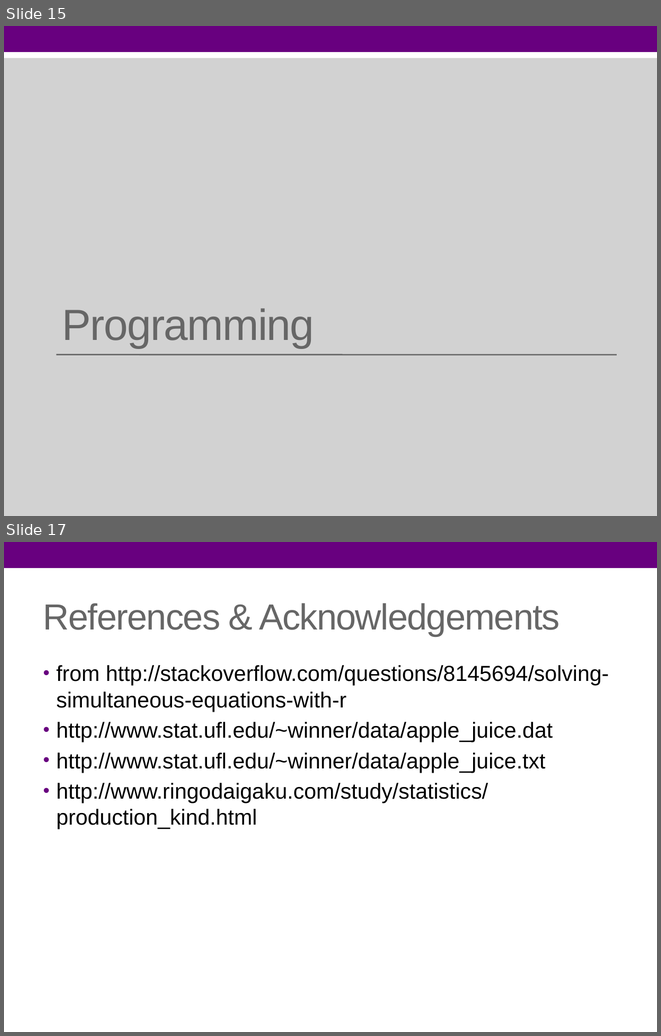
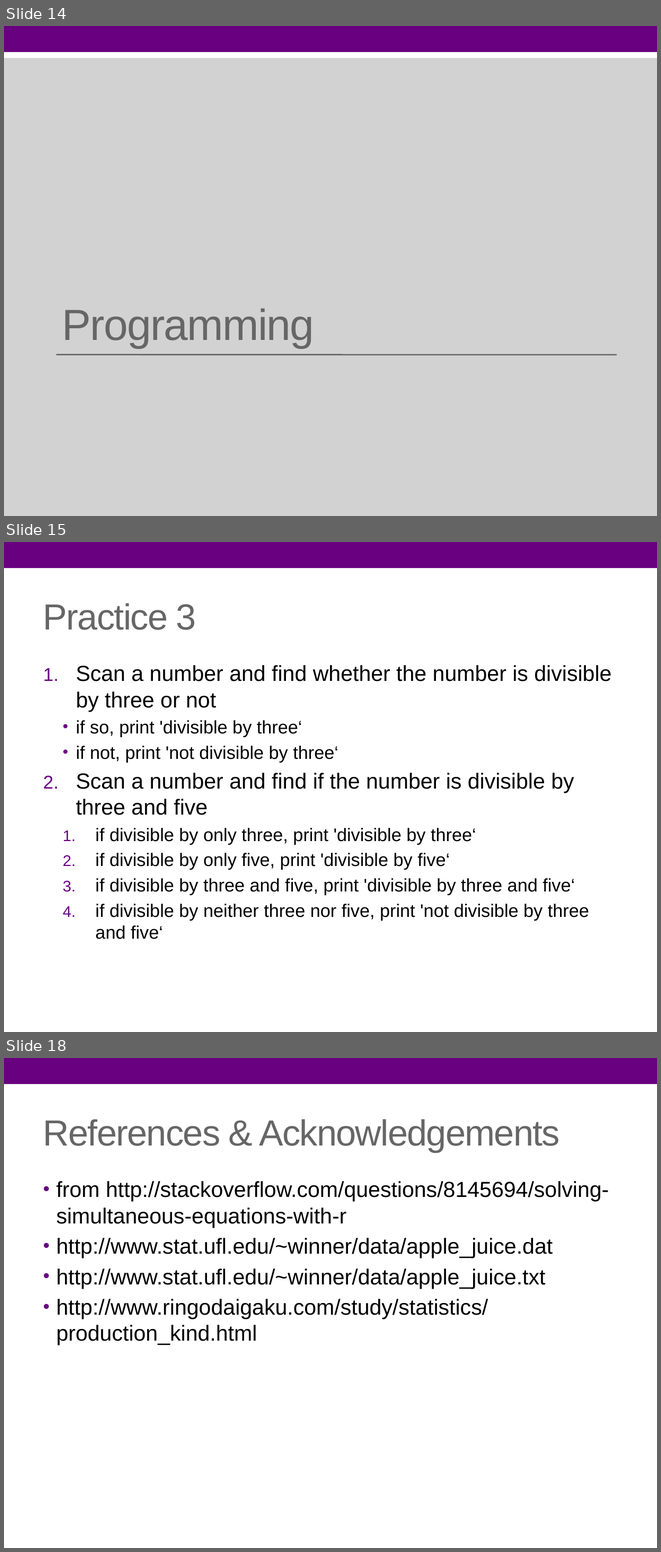
Before and after one commit to arity-r/pRactice, a slide deck: pRactice.pptx. Shown one above the other, each under a label of ours: slides 15 and 17 before the commit, slides 14, 15 and 18 after it; the slides between them are not shown. The pictures are 661x1036 and 661x1552 pixels, drawn with LibreOffice and Linux fonts; fonts in the diff are those of the drawing. Boxes give left, top, right and bottom in pixels: in the first picture for what was removed or moved away, otherwise in the second. Text is boxed around its words. In the diff, an @@ line names an element or a change of style, - is before the commit and + after.

```diff
--- a/pRactice.pptx
+++ b/pRactice.pptx
@@ slide 15 added at (4,542,657,1032), background #FFFFFF; not listed: 1 template element that a slide beside it also shows @@
@@ title added at (43,603,196,630), 40 pt, text #666666 @@
+Practice 3
@@ text added at (76,665,611,939), 20 pt, text #000000 @@
+1. Scan a number and find whether the number is divisible by three or not
+  • if so, print 'divisible by three‘
+  • if not, print 'not divisible by three‘
+2. Scan a number and find if the number is divisible by three and five
+  1. if divisible by only three, print 'divisible by three‘
+  2. if divisible by only five, print 'divisible by five‘
+  3. if divisible by three and five, print 'divisible by three and five‘
+  4. if divisible by neither three nor five, print 'not divisible by three and five‘
@@ what was slide 15 is now slide 14 @@
@@ what was slide 17 is now slide 18 @@
```
Also in this commit, not shown: 2 other slides added, 2 slides removed, 1 other file.
